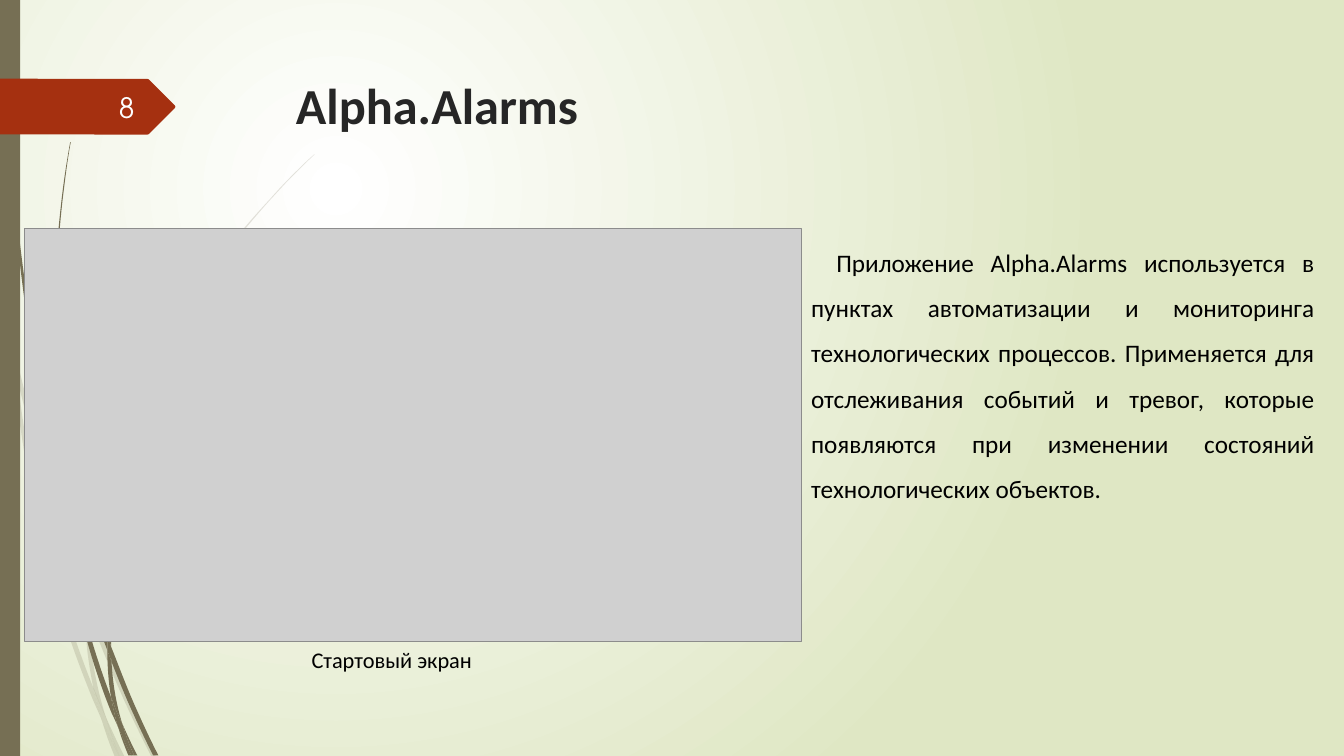
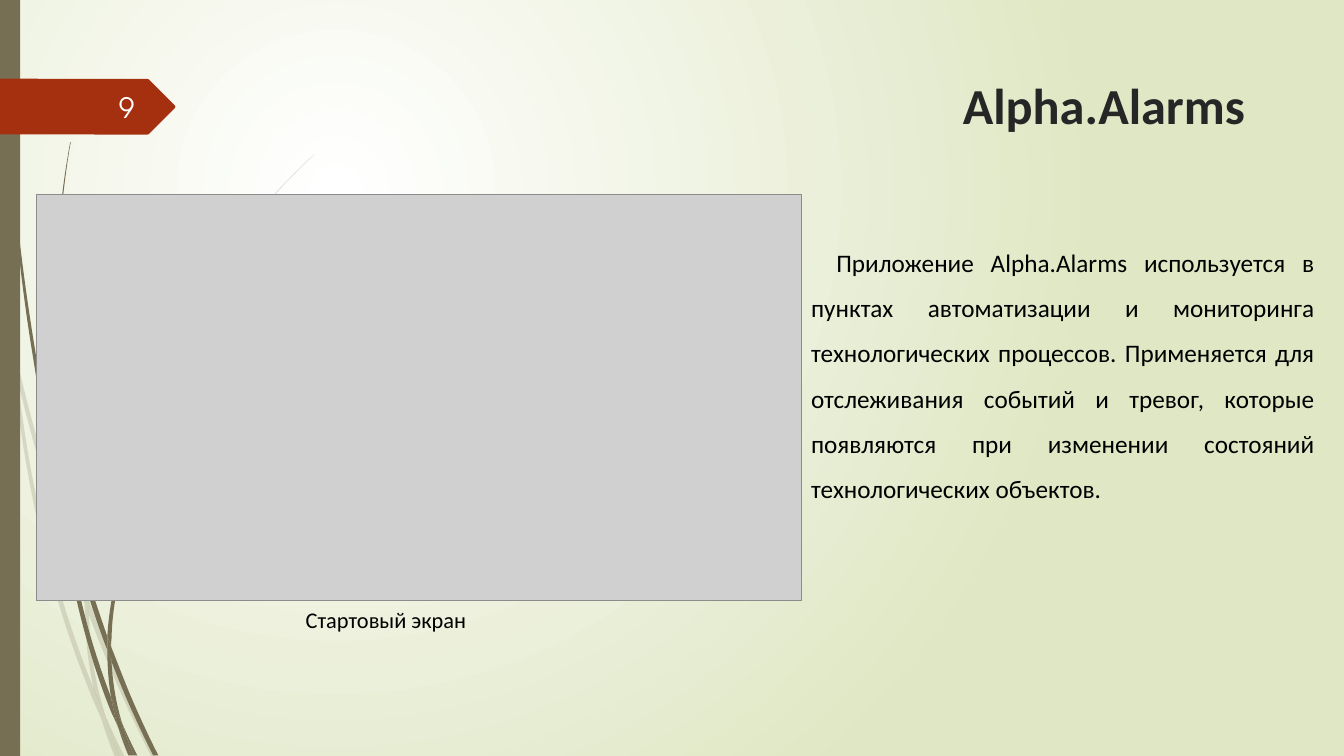
Before and after one commit to Sergeygaan/Lab1, a slide deck: slide 9 of Презентация.pptx (slide 8 before the commit). Drawn at 1344x756 pixels with LibreOffice and Linux fonts; fonts in the diff are those of the drawing; grey boxes stand for pictures. Boxes give left, top, right and bottom in pixels: in the first picture for what was removed or moved away, otherwise in the second. Text is boxed around its words. In the diff, an @@ line names an element or a change of style, - is before the commit and + after.

```diff
--- a/Презентация.pptx
+++ b/Презентация.pptx
@@ title "Alpha.Alarms": place and size @@
-title "Alpha.Alarms" at [296,88,578,132]
+title "Alpha.Alarms" at [963,88,1245,132]
@@ page number at [119,97,135,118]: text changed @@
-8
+9
@@ picture: place and size @@
-picture at [25,229,802,641]
+picture at [36,195,801,601]
@@ freeform shape added at [85,591,89,615], fill #766F54 at 20% opacity @@
@@ text "Стартовый экран": place and size @@
-text "Стартовый экран" at [312,653,472,672]
+text "Стартовый экран" at [306,613,466,632]
```
Also in this commit, not shown: 3 other slides changed, 10 slides added, 6 slides removed, 3 other files.
